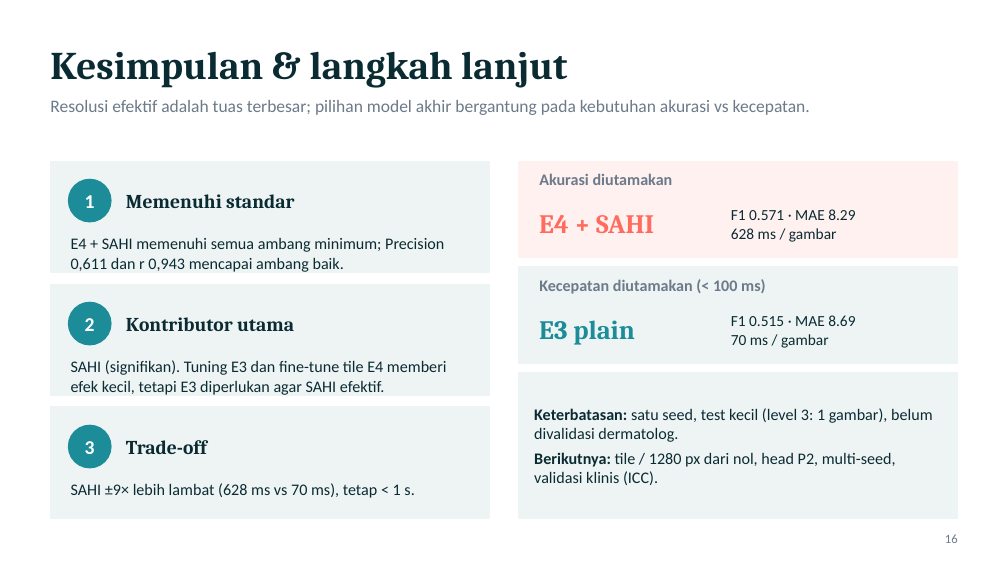
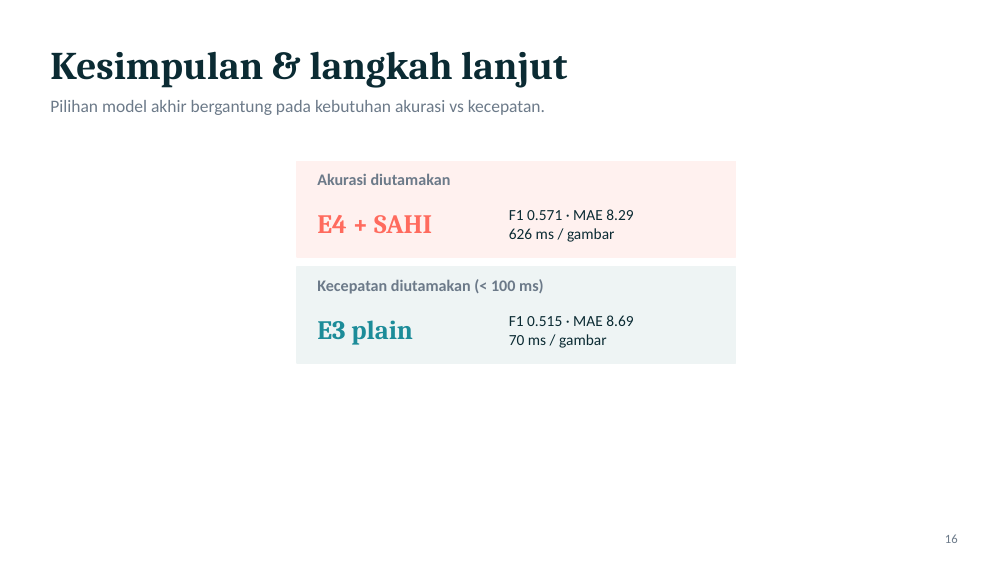
Before and after one commit to bintangprajudha/acnevision, a slide deck: slide 16 of presentasi/AcneVision_Presentasi.pptx. Drawn at 1008x567 pixels with LibreOffice and Linux fonts; fonts in the diff are those of the drawing. Boxes give left, top, right and bottom in pixels: in the first picture for what was removed or moved away, otherwise in the second. Text is boxed around its words. In the diff, an @@ line names an element or a change of style, - is before the commit and + after.

```diff
--- a/presentasi/AcneVision_Presentasi.pptx
+++ b/presentasi/AcneVision_Presentasi.pptx
@@ text at <box>50,100,545,115</box>: text changed @@
-Resolusi efektif adalah tuas terbesar; pilihan model akhir bergantung pada kebutuhan akurasi vs kecepatan.
+Pilihan model akhir bergantung pada kebutuhan akurasi vs kecepatan.
@@ rectangle removed at <box>50,161,489,272</box> @@
@@ ellipse removed at <box>69,179,111,222</box> @@
@@ text removed at <box>85,195,95,208</box> @@
-1
@@ text removed at <box>126,194,294,208</box> @@
-Memenuhi standar
@@ text removed at <box>71,237,444,272</box> @@
-E4 + SAHI memenuhi semua ambang minimum; Precision 0,611 dan r 0,943 mencapai ambang baik.
@@ text at <box>509,228,615,242</box>: text changed @@
-628 ms / gambar
+626 ms / gambar
@@ 6 texts, 2 rectangles: place and size @@
-6 texts, 2 rectangles at <box>519,161,958,363</box>
+6 texts, 2 rectangles at <box>297,161,736,363</box>
@@ rectangle removed at <box>50,284,489,395</box> @@
@@ ellipse removed at <box>69,302,111,345</box> @@
@@ text removed at <box>85,318,95,331</box> @@
-2
@@ text removed at <box>126,317,294,331</box> @@
-Kontributor utama
@@ text removed at <box>71,360,447,395</box> @@
-SAHI (signifikan). Tuning E3 dan fine-tune tile E4 memberi efek kecil, tetapi E3 diperlukan agar SAHI efektif.
@@ rectangle removed at <box>519,373,958,518</box> @@
@@ rectangle removed at <box>50,407,489,518</box> @@
@@ text removed at <box>534,408,933,485</box> @@
-Keterbatasan: satu seed, test kecil (level 3: 1 gambar), belum divalidasi dermatolog.
-Berikutnya: tile / 1280 px dari nol, head P2, multi-seed, validasi klinis (ICC).
@@ ellipse removed at <box>69,425,111,468</box> @@
@@ text removed at <box>85,441,95,454</box> @@
-3
@@ text removed at <box>126,440,207,454</box> @@
-Trade-off
@@ text removed at <box>71,483,414,498</box> @@
-SAHI ±9× lebih lambat (628 ms vs 70 ms), tetap < 1 s.
```
Also in this commit, not shown: 13 other slides changed, 25 other files.
